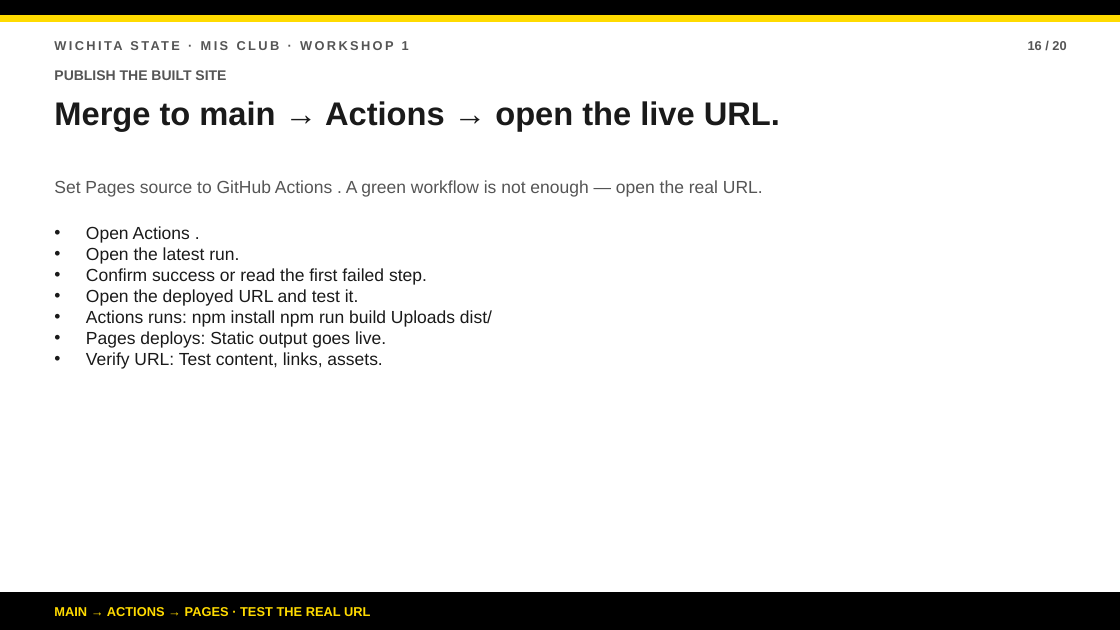
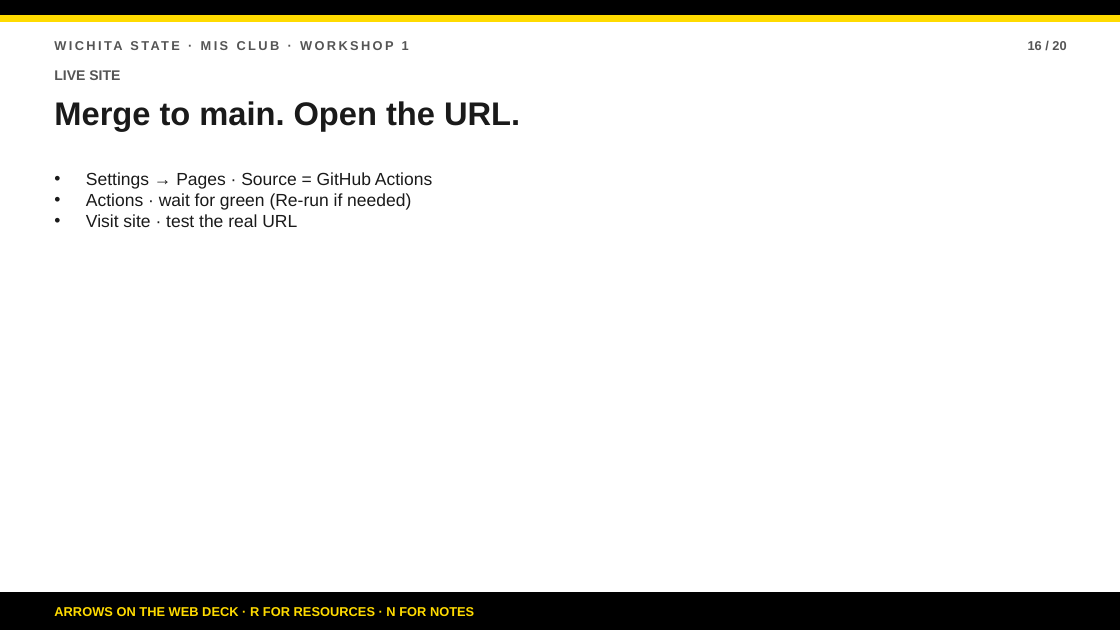
Before and after one commit to bsbcyber/workshop-site, a slide deck: slide 16 of downloads/workshop-1-presentation.pptx. Drawn at 1120x630 pixels with LibreOffice and Linux fonts; fonts in the diff are those of the drawing. Boxes give left, top, right and bottom in pixels: in the first picture for what was removed or moved away, otherwise in the second. Text is boxed around its words. In the diff, an @@ line names an element or a change of style, - is before the commit and + after.

Commit message:
Deploy cleaned facilitator deck

```diff
--- a/downloads/workshop-1-presentation.pptx
+++ b/downloads/workshop-1-presentation.pptx
@@ text at box(54, 70, 120, 80): text changed @@
-PUBLISH THE BUILT SITE
+LIVE SITE
@@ text at box(54, 101, 520, 130): text changed @@
-Merge to main → Actions → open the live URL.
+Merge to main. Open the URL.
@@ text "Settings → Pages · Source ..." at box(86, 172, 432, 227): vertical alignment middle to top @@
@@ text at box(86, 172, 432, 227): text changed; text colour #555555 to #1A1A1A @@
-Set Pages source to GitHub Actions . A green workflow is not enough — open the real URL.
+• Settings → Pages · Source = GitHub Actions
+• Actions · wait for green (Re-run if needed)
+• Visit site · test the real URL
@@ text removed at box(86, 226, 492, 369) @@
-• Open Actions .
-• Open the latest run.
-• Confirm success or read the first failed step.
-• Open the deployed URL and test it.
-• Actions runs: npm install npm run build Uploads dist/
-• Pages deploys: Static output goes live.
-• Verify URL: Test content, links, assets.
@@ text at box(54, 607, 474, 616): text changed @@
-MAIN → ACTIONS → PAGES · TEST THE REAL URL
+ARROWS ON THE WEB DECK · R FOR RESOURCES · N FOR NOTES
```
Also in this commit, not shown: 17 other slides changed, 2 slides added, 2 slides removed, 26 other files.
